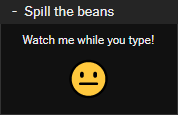
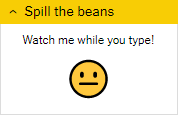
Layers edited between the first and the second 178px x 115px image:
hid "Layer 2", painted on it over [0, 0, 178, 115]
painted on "Layer 3" over [9, 9, 17, 14]
